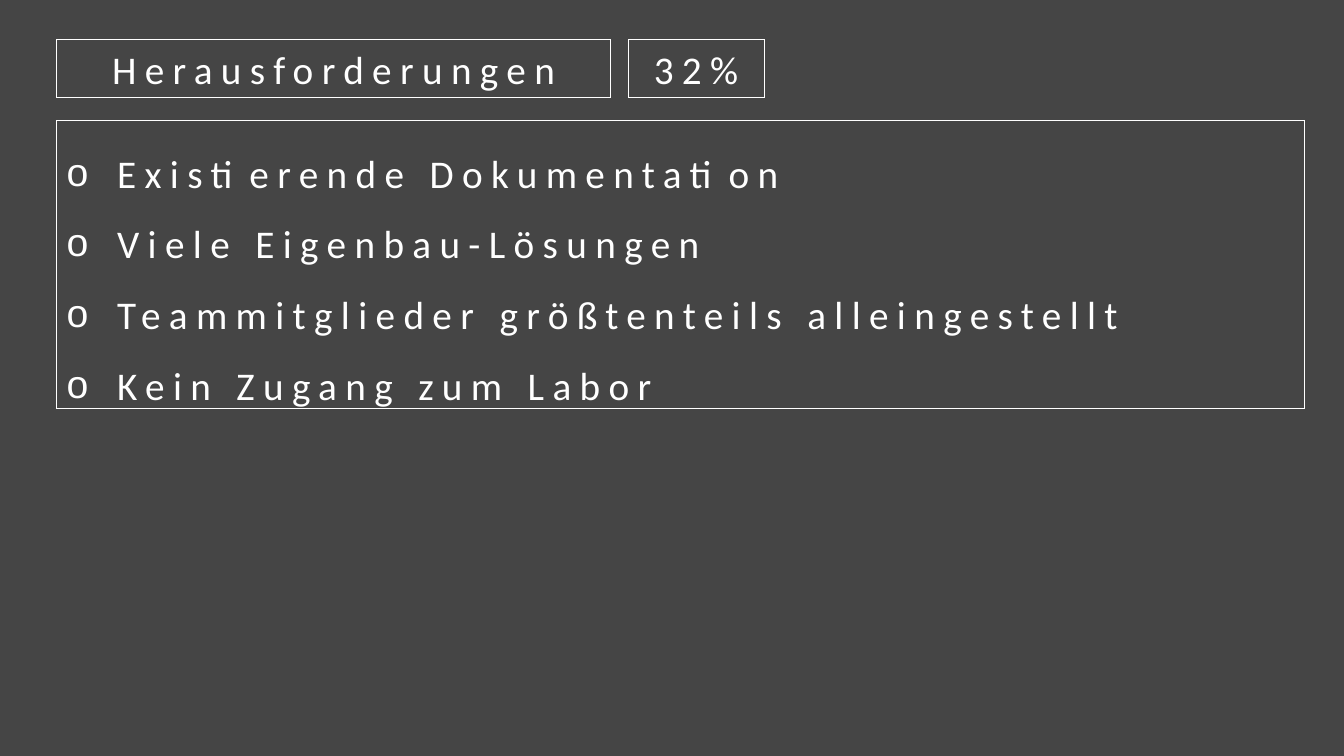
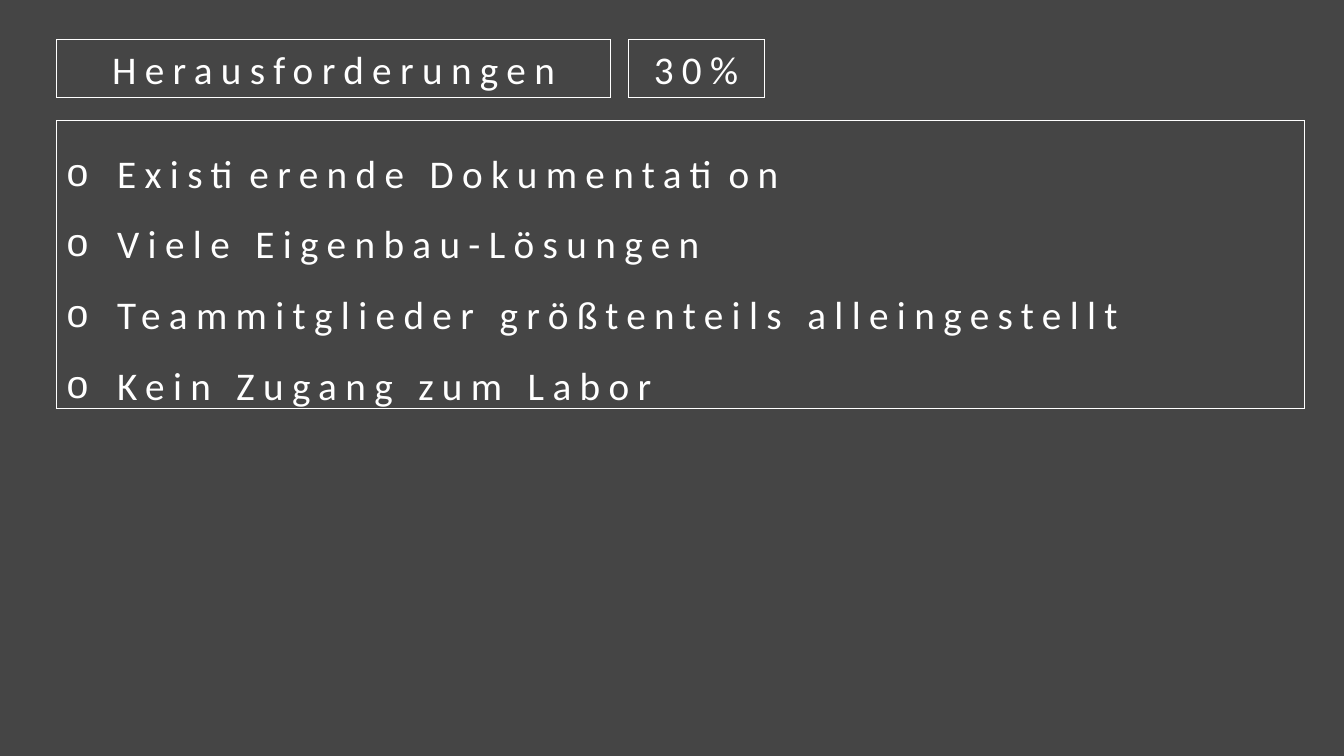
Before and after one commit to Eggs-Bacon/Allgemein, a slide deck: slide 8 of Material für Abschlusspräsentation/Präsentation_Felix.pptx. Drawn at 1344x756 pixels with LibreOffice and Linux fonts; fonts in the diff are those of the drawing; background and template pictures are left out. Boxes give left, top, right and bottom in pixels: in the first picture for what was removed or moved away, otherwise in the second. Text is boxed around its words. In the diff, an @@ line names an element or a change of style, - is before the commit and + after.

```diff
--- a/Material für Abschlusspräsentation/Präsentation_Felix.pptx
+++ b/Material für Abschlusspräsentation/Präsentation_Felix.pptx
@@ text in rectangle at (654, 57, 738, 85): text changed @@
-32%
+30%
```
Also in this commit, not shown: 3 other slides changed.
